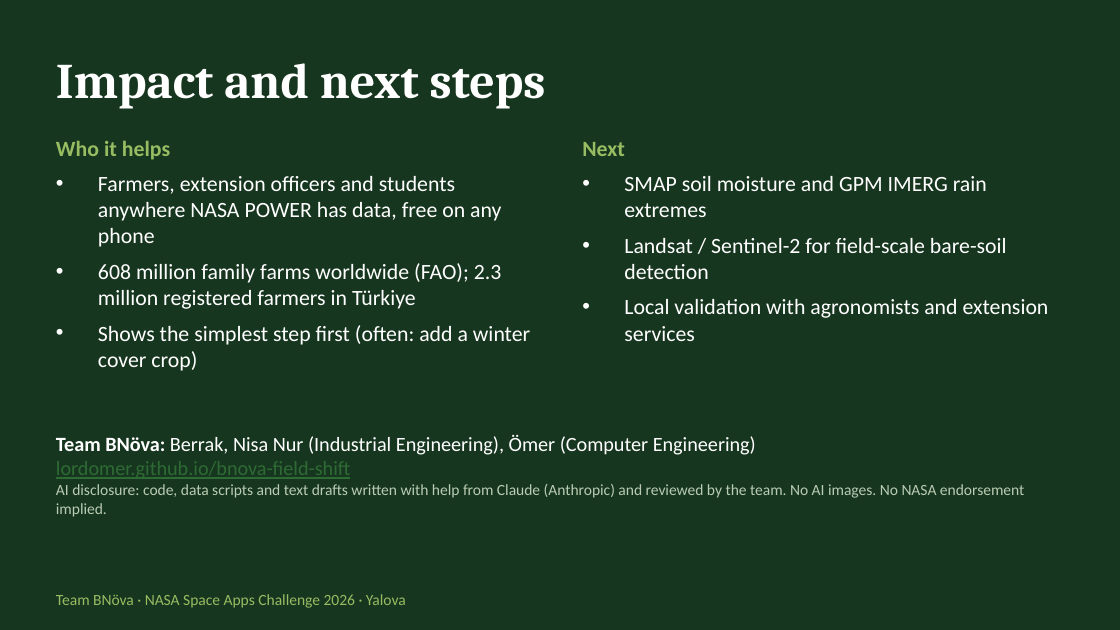
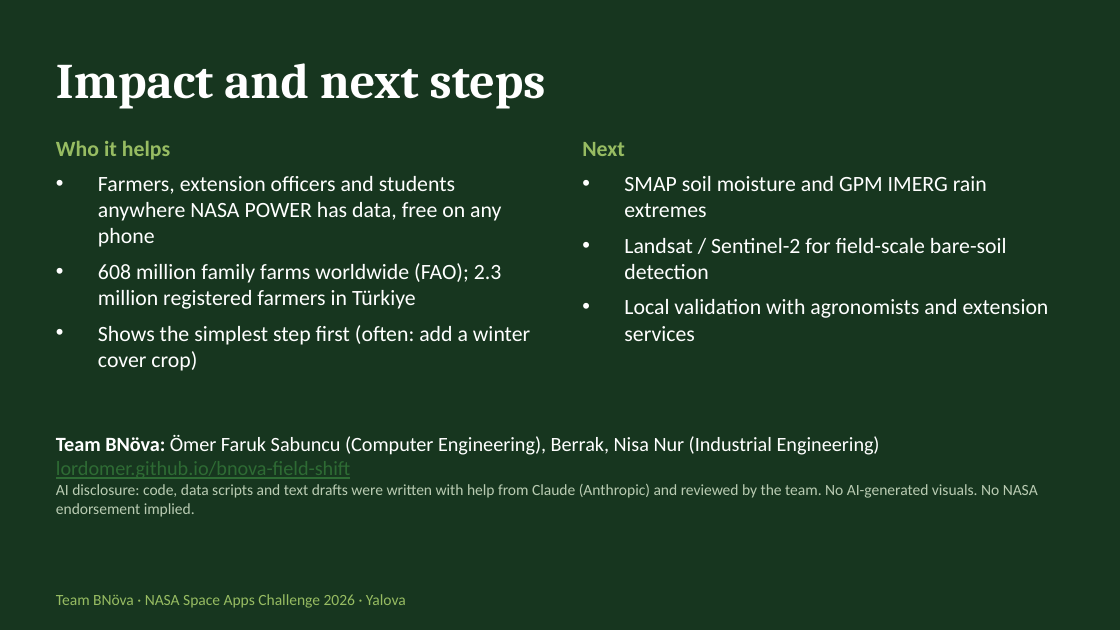
Before and after one commit to LordOmer/bnova-field-shift, a slide deck: slide 7 of presentation/FieldShift_BNova_Pitch.pptx. Drawn at 1120x630 pixels with LibreOffice and Linux fonts; fonts in the diff are those of the drawing. Boxes give left, top, right and bottom in pixels: in the first picture for what was removed or moved away, otherwise in the second. Text is boxed around its words. In the diff, an @@ line names an element or a change of style, - is before the commit and + after.

```diff
--- a/presentation/FieldShift_BNova_Pitch.pptx
+++ b/presentation/FieldShift_BNova_Pitch.pptx
@@ text at (56, 435, 880, 455): text changed @@
-Team BNöva: Berrak, Nisa Nur (Industrial Engineering), Ömer (Computer Engineering)
+Team BNöva: Ömer Faruk Sabuncu (Computer Engineering), Berrak, Nisa Nur (Industrial Engineering)
@@ text at (56, 484, 1038, 517): text changed @@
-AI disclosure: code, data scripts and text drafts written with help from Claude (Anthropic) and reviewed by the team. No AI images. No NASA endorsement implied.
+AI disclosure: code, data scripts and text drafts were written with help from Claude (Anthropic) and reviewed by the team. No AI-generated visuals. No NASA endorsement implied.
```
Also in this commit, not shown: 3 other slides changed, 6 other files.
